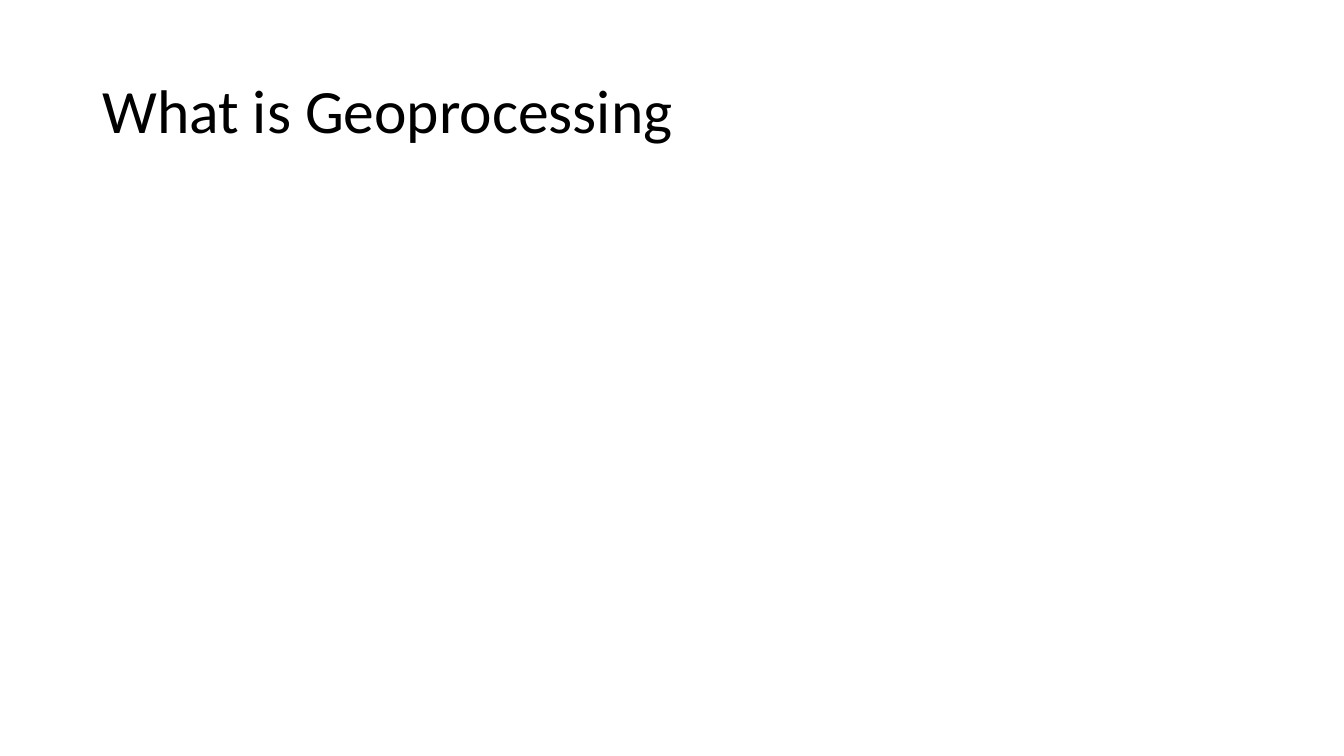
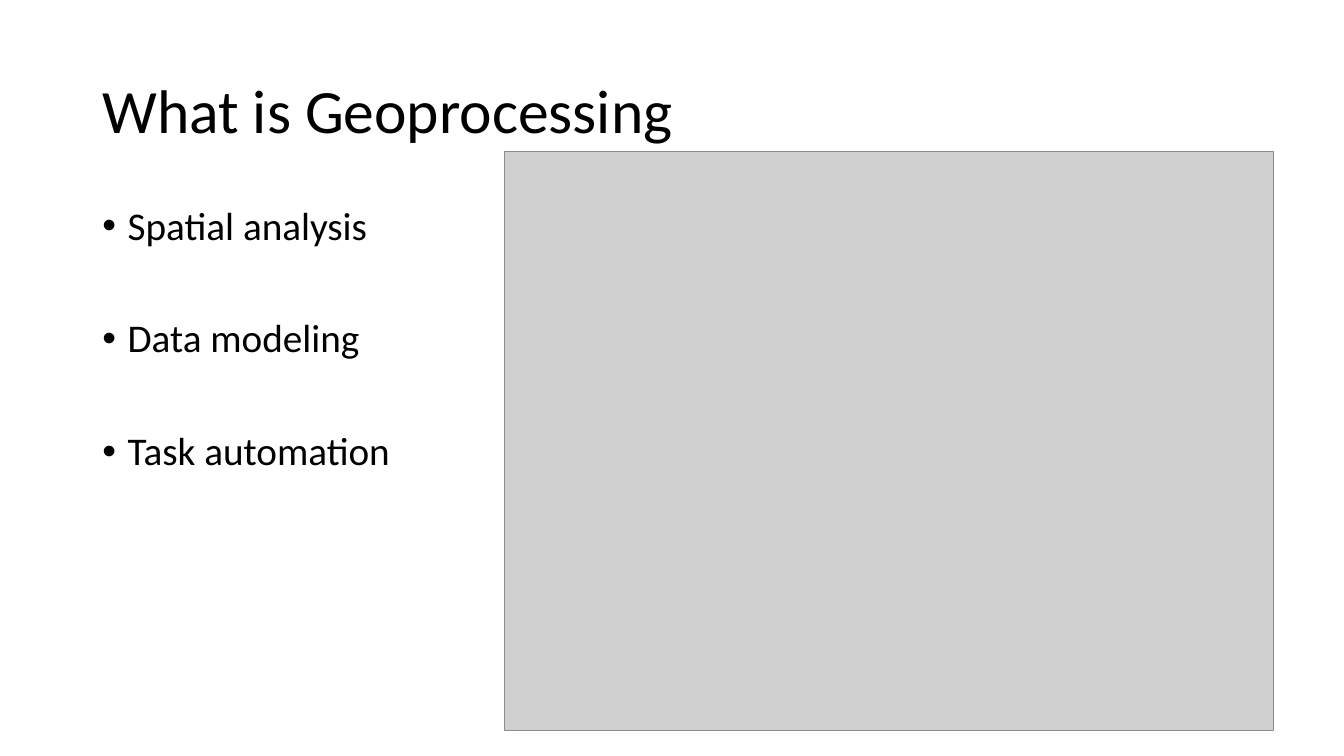
Before and after one commit to gbrunner/programming-for-gis-and-rs, a slide deck: slide 3 of Week_2/Lecture_1_Geoprocessing_and_Python_Window.pptx. Drawn at 1344x756 pixels with LibreOffice and Linux fonts; fonts in the diff are those of the drawing; grey boxes stand for pictures. Boxes give left, top, right and bottom in pixels: in the first picture for what was removed or moved away, otherwise in the second. Text is boxed around its words. In the diff, an @@ line names an element or a change of style, - is before the commit and + after.

```diff
--- a/Week_2/Lecture_1_Geoprocessing_and_Python_Window.pptx
+++ b/Week_2/Lecture_1_Geoprocessing_and_Python_Window.pptx
@@ picture added at (504, 151, 1274, 731) @@
@@ text added at (128, 212, 389, 466), 28 pt, text #000000 @@
+• Spatial analysis
+• Data modeling
+• Task automation
```
Also in this commit, not shown: 6 other slides changed, 10 slides added, 3 slides removed, 1 other file.
